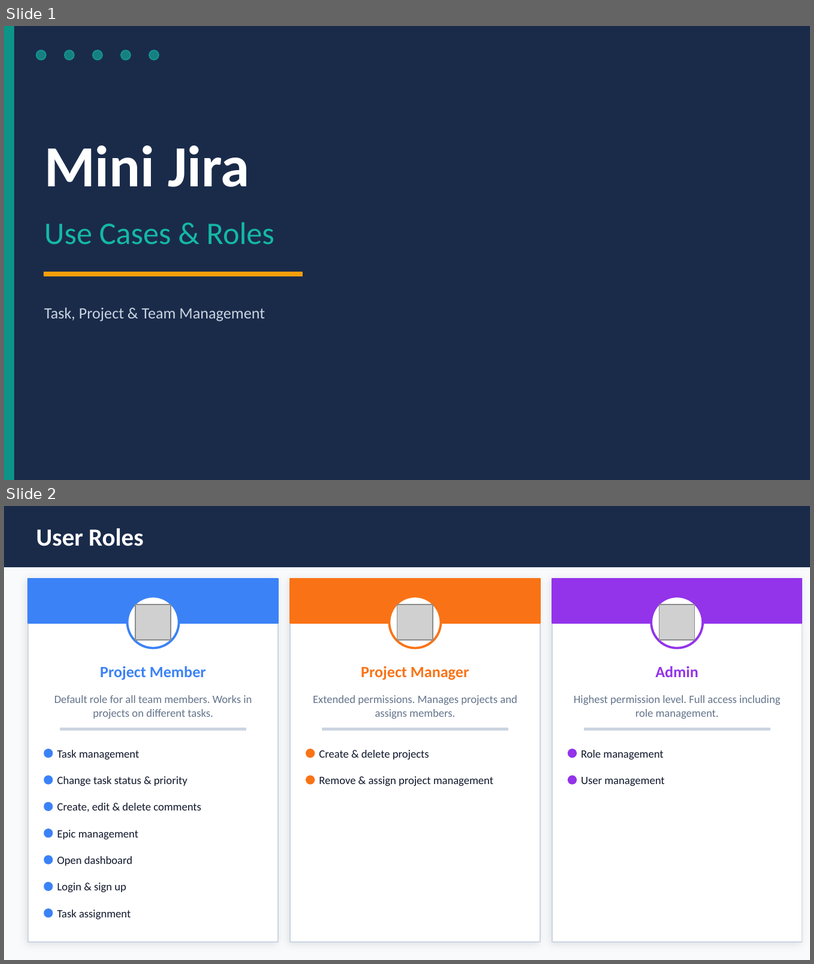
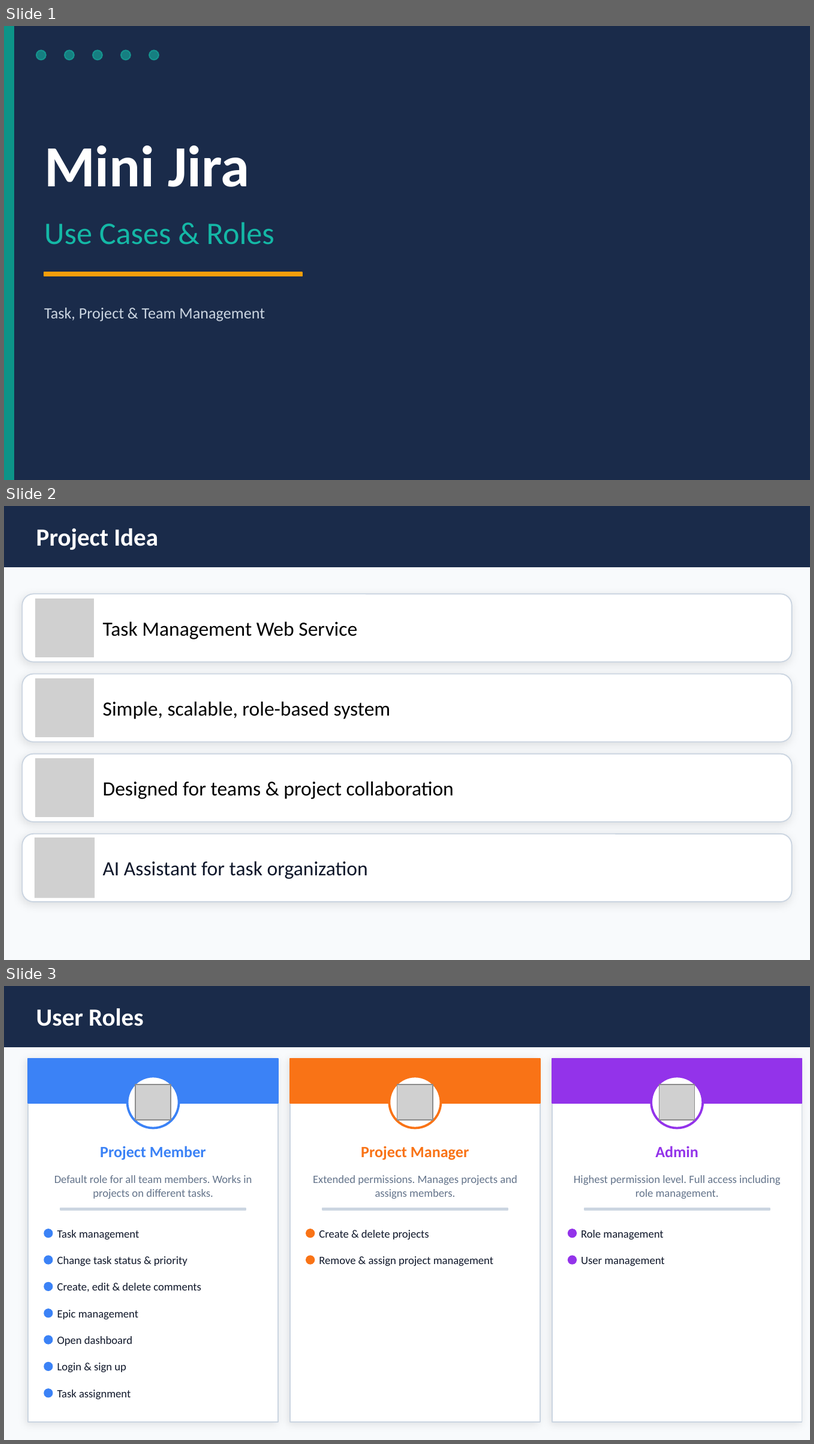
Before and after one commit to Avojvoda01/Mini-Jira---Web-Services-Project, a slide deck: Mini_Jira_UseCases_EN.pptx. Shown one above the other, each under a label of ours: slides 1 and 2 before the commit, slides 1, 2 and 3 after it. The pictures are 814x964 and 814x1444 pixels, drawn with LibreOffice and Linux fonts; fonts in the diff are those of the drawing; grey boxes stand for pictures. Boxes give left, top, right and bottom in pixels: in the first picture for what was removed or moved away, otherwise in the second. Text is boxed around its words. In the diff, an @@ line names an element or a change of style, - is before the commit and + after.

Commit message:
added porject idea

```diff
--- a/Mini_Jira_UseCases_EN.pptx
+++ b/Mini_Jira_UseCases_EN.pptx
@@ slide 2 added at [4,506,810,960], background #F8FAFC @@
@@ rectangle added at [4,506,810,567], fill #1A2B4A, outline #1A2B4A 1 pt @@
@@ text added at [36,528,158,550], 22 pt, text #FFFFFF, bold @@
+Project Idea
@@ rounded rectangle added at [23,594,792,661], fill #FFFFFF, outline #CBD5E1 1 pt @@
@@ picture added at [35,598,95,658] @@
@@ text added at [103,621,357,639], 18 pt, text #000000 @@
+Task Management Web Service
@@ rounded rectangle added at [23,674,792,741], fill #FFFFFF, outline #CBD5E1 1 pt @@
@@ picture added at [35,678,95,738] @@
@@ text added at [103,701,391,719], 18 pt, text #000000 @@
+Simple, scalable, role-based system
@@ rounded rectangle added at [23,754,792,822], fill #FFFFFF, outline #CBD5E1 1 pt @@
@@ picture added at [35,757,95,818] @@
@@ text added at [103,781,454,799], 18 pt, text #000000 @@
+Designed for teams & project collaboration
@@ rounded rectangle added at [23,834,792,901], fill #FFFFFF, outline #CBD5E1 1 pt @@
@@ picture added at [35,837,95,898] @@
@@ text added at [103,861,368,879], 18 pt, text #0F172A @@
+AI Assistant for task organization
@@ what was slide 2 is now slide 3 @@
```
